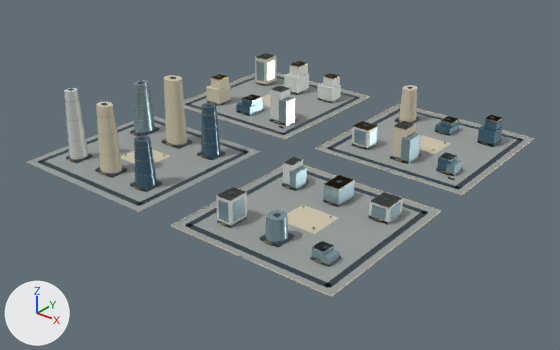
One commit to the glTF model web/public/assets/3d/ampliworld/GC-CITY-2030/GC-TILE-06-21.glb: the scene before it, then after it.
Both versions are drawn from a 50 mm camera at (-3083.0, -7173.0, 663.0) aimed at (-3981.0, -6051.0, -32.0). The lights are fixed; the arrows at lower left show +X, +Y and +Z. The older version comes first. Where no turn or scale is listed for an object, it has been applied to the vertices. Vertices at exactly the same position are counted once.

Before the edit, the objects in view are built like this:
```python
ob_gc_tile_06_21_blue = bpy.data.objects.new('GC-TILE-06-21-blue', me_mesh_8)
ob_gc_tile_06_21_blue.location = (0.0, 0.0, 0.0)
ob_gc_tile_06_21_dark = bpy.data.objects.new('GC-TILE-06-21-dark', me_mesh_1)
ob_gc_tile_06_21_dark.location = (0.0, 0.0, 0.0)
ob_gc_tile_06_21_glass = bpy.data.objects.new('GC-TILE-06-21-glass', me_mesh_7)
ob_gc_tile_06_21_glass.location = (0.0, 0.0, 0.0)
ob_gc_tile_06_21_gold = bpy.data.objects.new('GC-TILE-06-21-gold', me_mesh_5)
ob_gc_tile_06_21_gold.location = (0.0, 0.0, 0.0)
ob_gc_tile_06_21_ivory = bpy.data.objects.new('GC-TILE-06-21-ivory', me_mesh_2)
ob_gc_tile_06_21_ivory.location = (0.0, 0.0, 0.0)
ob_gc_tile_06_21_paving = bpy.data.objects.new('GC-TILE-06-21-paving', me_mesh_0)
ob_gc_tile_06_21_paving.location = (0.0, 0.0, 0.0)
ob_gc_tile_06_21_white = bpy.data.objects.new('GC-TILE-06-21-white', me_mesh_6)
ob_gc_tile_06_21_white.location = (0.0, 0.0, 0.0)
```
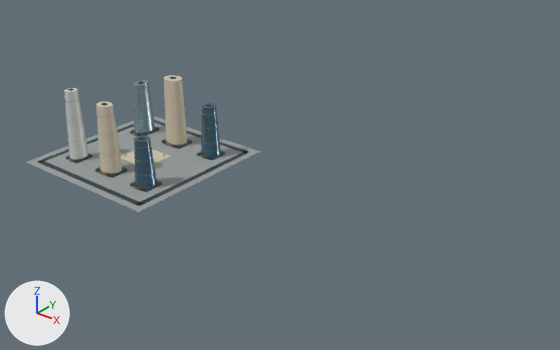
Location of each change, [x1, y1, x2, y2] in pixels of the pictures (560 x 350 px):
'GC-TILE-06-21-paving', reshaped (53% narrower, 57% shorter)
    before: [26, 74, 532, 296]
    after: [26, 116, 261, 212]
'GC-TILE-06-21-ivory', reshaped (79% narrower, 59% shorter)
    before: [96, 53, 535, 297]
    after: [96, 75, 187, 174]
'GC-TILE-06-21-dark', reshaped (56% narrower, 44% shorter)
    before: [38, 55, 523, 288]
    after: [38, 76, 249, 206]
'GC-TILE-06-21-glass', reshaped (93% narrower, 74% shorter)
    before: [133, 59, 462, 267]
    after: [133, 80, 155, 133]
'GC-TILE-06-21-white', reshaped (94% narrower, 64% shorter)
    before: [64, 53, 457, 253]
    after: [64, 88, 88, 159]
'GC-TILE-06-21-blue', reshaped (76% narrower, 9% shorter)
    before: [134, 95, 502, 188]
    after: [134, 103, 221, 188]
'GC-TILE-06-21-gold', reshaped (65% narrower, 50% shorter)
    before: [65, 61, 503, 264]
    after: [65, 88, 217, 189]
part 1 of me_mesh_0, deleted
    before: [184, 74, 367, 138]
part 2 of me_mesh_0, deleted
    before: [317, 105, 532, 194]
part 3 of me_mesh_0, deleted
    before: [173, 166, 440, 296]
part 4 of me_mesh_1, deleted
    before: [185, 55, 523, 288]
part 5 of me_mesh_2, deleted
    before: [171, 53, 535, 297]
part 6 of me_mesh_7, deleted
    before: [218, 59, 462, 267]
part 7 of me_mesh_5, deleted
    before: [210, 61, 503, 264]
part 8 of me_mesh_8, deleted
    before: [237, 95, 502, 171]
part 9 of me_mesh_6, deleted
    before: [216, 53, 457, 253]

Patch to the scene script:
```diff
--- a/web/public/assets/3d/ampliworld/GC-CITY-2030/GC-TILE-06-21.glb.py
+++ b/web/public/assets/3d/ampliworld/GC-CITY-2030/GC-TILE-06-21.glb.py
@@ me_mesh_0 @@
-me_mesh_0.from_pydata(...)  # 32 vertices, 48 faces; spans x -4379.0..-3621.0, y -6379.0..-5621.0, z 0.0
+me_mesh_0.from_pydata(...)  # 8 vertices, 12 faces; spans x -4379.0..-4041.0, y -6379.0..-6041.0, z 0.0
+# me_mesh_0 part 1: the loose piece of 8 vertices spanning x -4379.0..-4041.0, y -5959.0..-5621.0, z 0.0 is deleted
+# me_mesh_0 part 2: the loose piece of 8 vertices spanning x -3959.0..-3621.0, y -5959.0..-5621.0, z 0.0 is deleted
+# me_mesh_0 part 3: the loose piece of 8 vertices spanning x -3959.0..-3621.0, y -6379.0..-6041.0, z 0.0 is deleted
 me_mesh_0.materials.append(mat_paving)
@@ me_mesh_1 @@
-me_mesh_1.from_pydata(...)  # 528 vertices, 792 faces; spans x -4364.0..-3636.0, y -6364.0..-5636.0, z 0.0..149.0
+me_mesh_1.from_pydata(...)  # 128 vertices, 192 faces; spans x -4364.0..-4056.0, y -6364.0..-6056.0, z 0.0..149.0
+# me_mesh_1 part 4: 50 loose pieces with 400 vertices, spanning x -4364.0..-3636.0, y -6364.0..-5636.0, z 0.0..80.0, are deleted
 me_mesh_1.materials.append(mat_dark)
@@ me_mesh_2 @@
-me_mesh_2.from_pydata(...)  # 250 vertices, 396 faces; spans x -4380.0..-3620.0, y -6380.0..-5620.0, z 0.0..145.0
+me_mesh_2.from_pydata(...)  # 52 vertices, 92 faces; spans x -4250.0..-4170.0, y -6318.0..-6098.0, z 0.0..145.0
+# me_mesh_2 part 5: 23 loose pieces with 198 vertices, spanning x -4380.0..-3620.0, y -6380.0..-5620.0, z 0.0..79.0, are deleted
 me_mesh_2.materials.append(mat_ivory)
@@ me_mesh_5 @@
-me_mesh_5.from_pydata(...)  # 992 vertices, 1656 faces; spans x -4326.0..-3661.0, y -6380.0..-5676.0, z 0.0..127.0
+me_mesh_5.from_pydata(...)  # 444 vertices, 792 faces; spans x -4326.0..-4091.0, y -6322.0..-6094.0, z 4.0..127.0
+# me_mesh_5 part 7: 58 loose pieces with 548 vertices, spanning x -4321.0..-3661.0, y -6380.0..-5676.0, z 0.0..71.0, are deleted
 me_mesh_5.materials.append(mat_gold)
@@ me_mesh_6 @@
-me_mesh_6.from_pydata(...)  # 158 vertices, 244 faces; spans x -4328.0..-3670.0, y -6320.0..-5674.0, z 0.0..147.0
+me_mesh_6.from_pydata(...)  # 22 vertices, 40 faces; spans x -4326.0..-4294.0, y -6318.0..-6278.0, z 5.0..147.0
+# me_mesh_6 part 9: 17 loose pieces with 136 vertices, spanning x -4328.0..-3670.0, y -6320.0..-5674.0, z 0.0..76.0, are deleted
 me_mesh_6.materials.append(mat_white)
@@ me_mesh_7 @@
-me_mesh_7.from_pydata(...)  # 260 vertices, 404 faces; spans x -4328.0..-3670.0, y -6320.0..-5676.0, z 0.0..114.0
+me_mesh_7.from_pydata(...)  # 22 vertices, 40 faces; spans x -4327.0..-4293.0, y -6144.0..-6092.0, z 5.0..114.0
+# me_mesh_7 part 6: 28 loose pieces with 238 vertices, spanning x -4328.0..-3670.0, y -6320.0..-5676.0, z 0.0..63.0, are deleted
 me_mesh_7.materials.append(mat_glass)
@@ me_mesh_8 @@
-me_mesh_8.from_pydata(...)  # 100 vertices, 164 faces; spans x -4230.0..-3672.0, y -6319.0..-5676.0, z 0.0..109.0
+me_mesh_8.from_pydata(...)  # 44 vertices, 80 faces; spans x -4130.0..-4090.0, y -6319.0..-6098.0, z 5.0..109.0
+# me_mesh_8 part 8: 7 loose pieces with 56 vertices, spanning x -4230.0..-3672.0, y -5902.0..-5676.0, z 0.0..56.0, are deleted
 me_mesh_8.materials.append(mat_blue)
```
